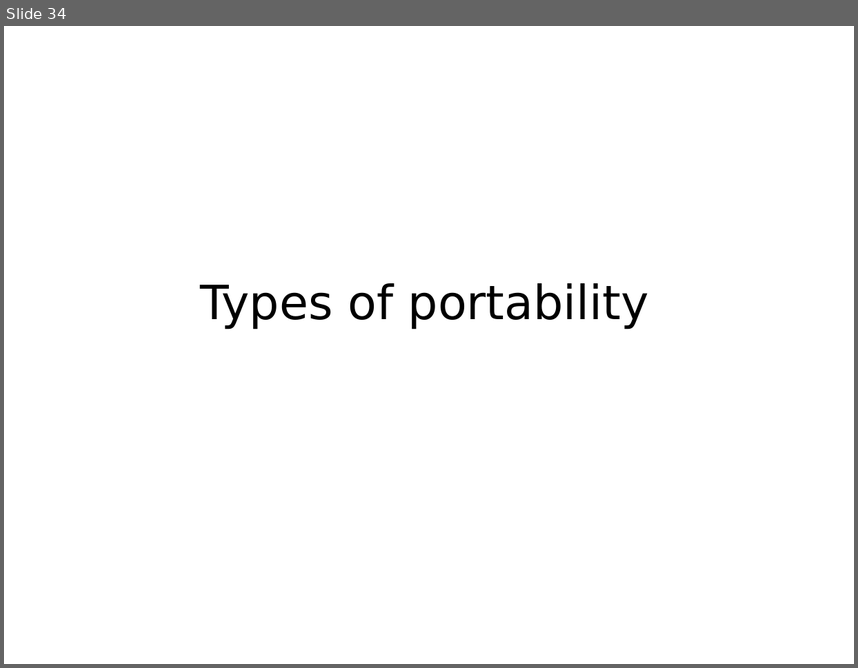
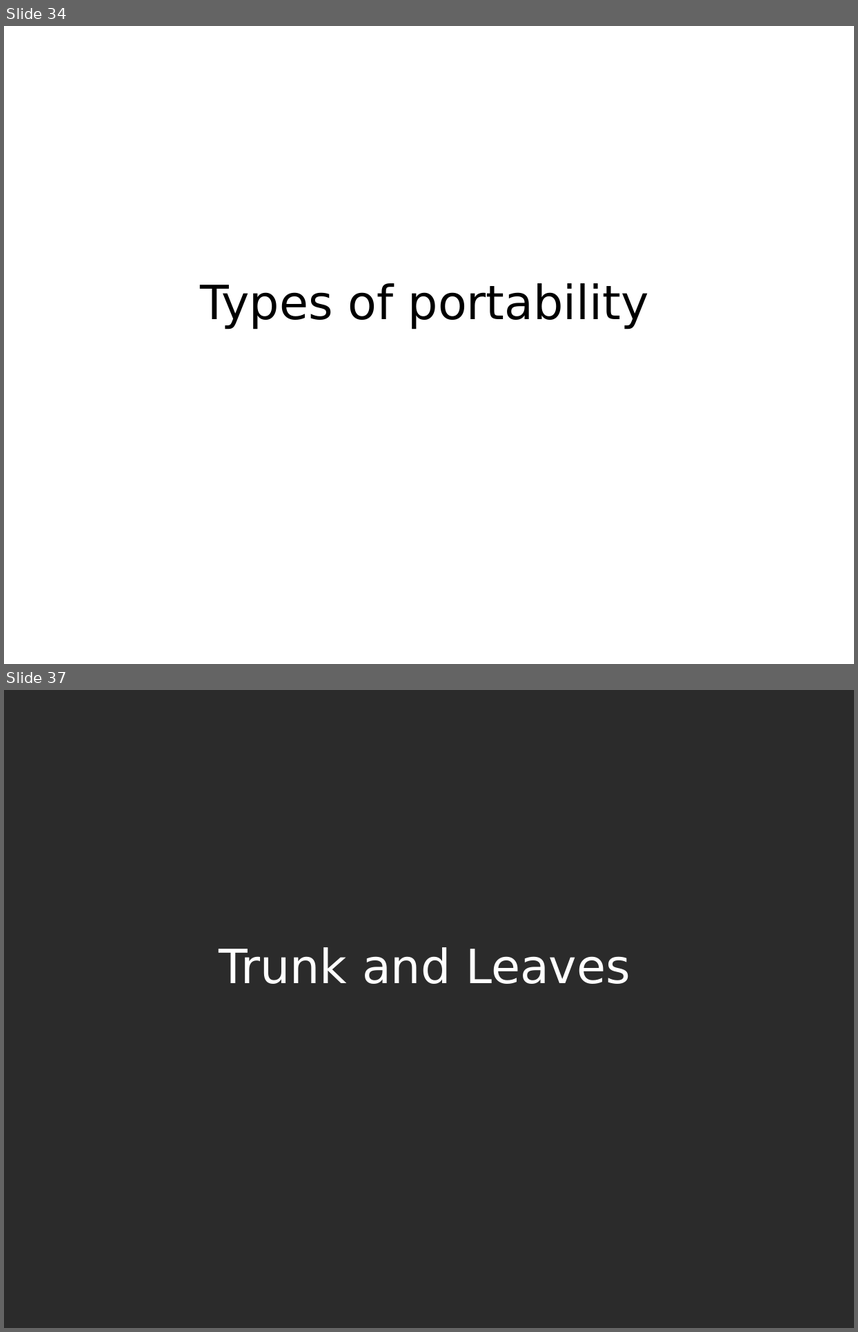
Before and after one commit to mkohler/embedded_python_presentation, a slide deck: embedded_python.odp. Shown one above the other, each under a label of ours: slide 34 before the commit, slides 34 and 37 after it; the slides between them are not shown. The pictures are 858x668 and 858x1332 pixels, drawn with LibreOffice and Linux fonts; fonts in the diff are those of the drawing; background and template pictures are left out; a plain dark background stands for a picture behind light text. Boxes give left, top, right and bottom in pixels: in the first picture for what was removed or moved away, otherwise in the second. Text is boxed around its words. In the diff, an @@ line names an element or a change of style, - is before the commit and + after.

```diff
--- a/embedded_python.odp
+++ b/embedded_python.odp
@@ slide 37 added at bbox=[4, 690, 854, 1328], background picture (left out) @@
@@ title added at bbox=[219, 947, 631, 984], 44 pt, text #FFFFFF @@
+Trunk and Leaves
```
Also in this commit, not shown: 3 other slides added, 1 other file.
